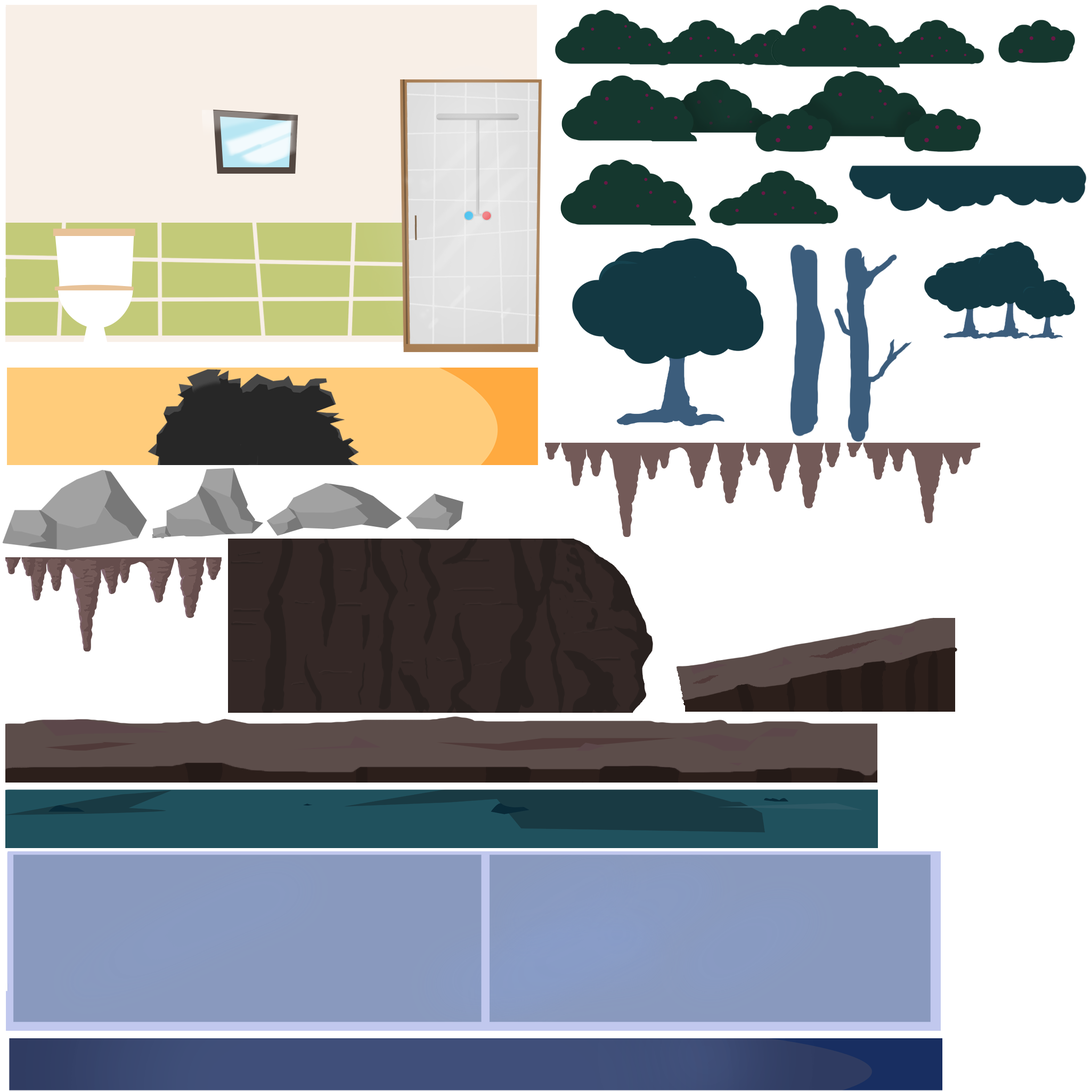
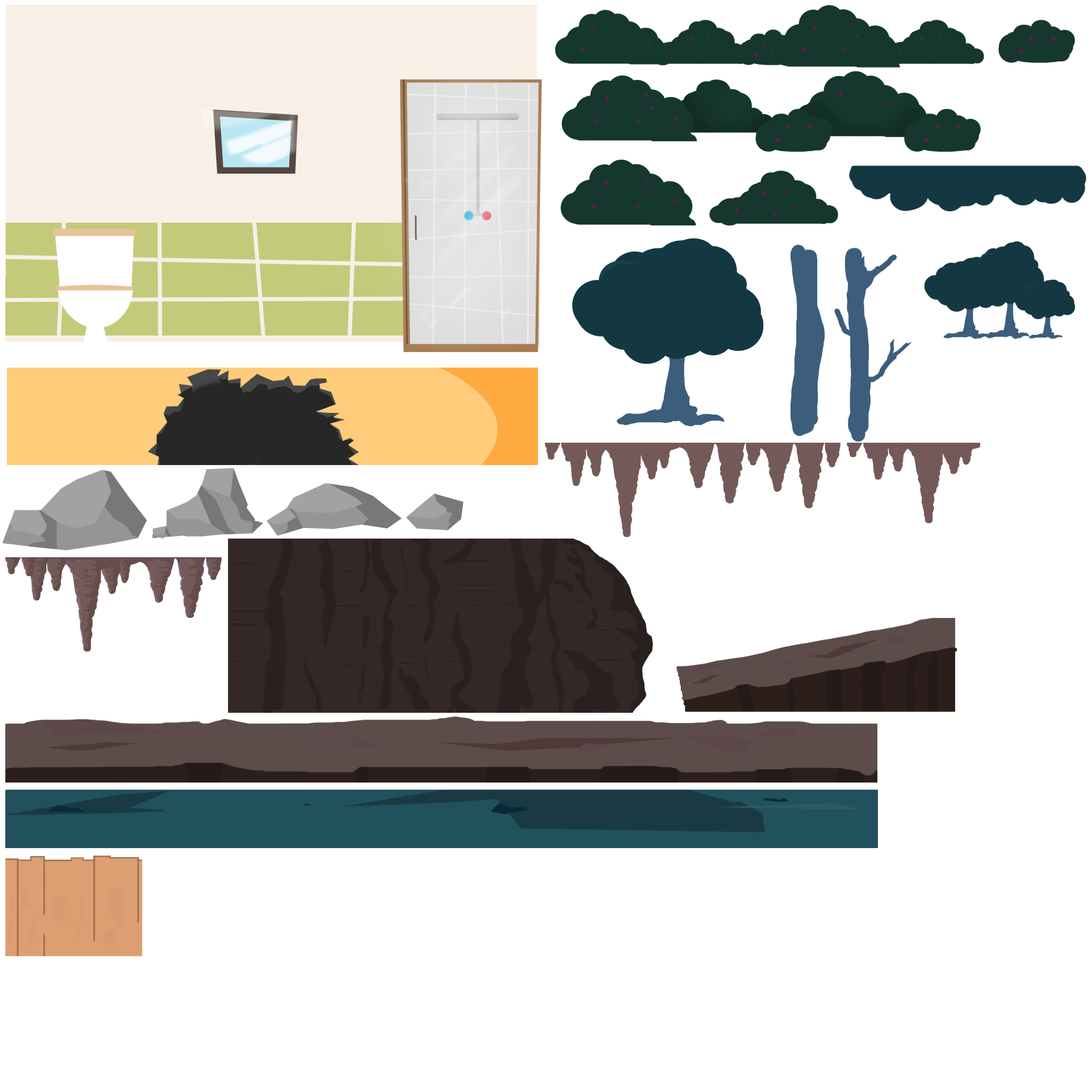
Revision of a layered (1091, 1091) image; what changed, layer by layer:
added layer "Fence" above "Layer 6" over [5, 855, 143, 957]
painted on "Garden copy" over [5, 848, 943, 1091]
